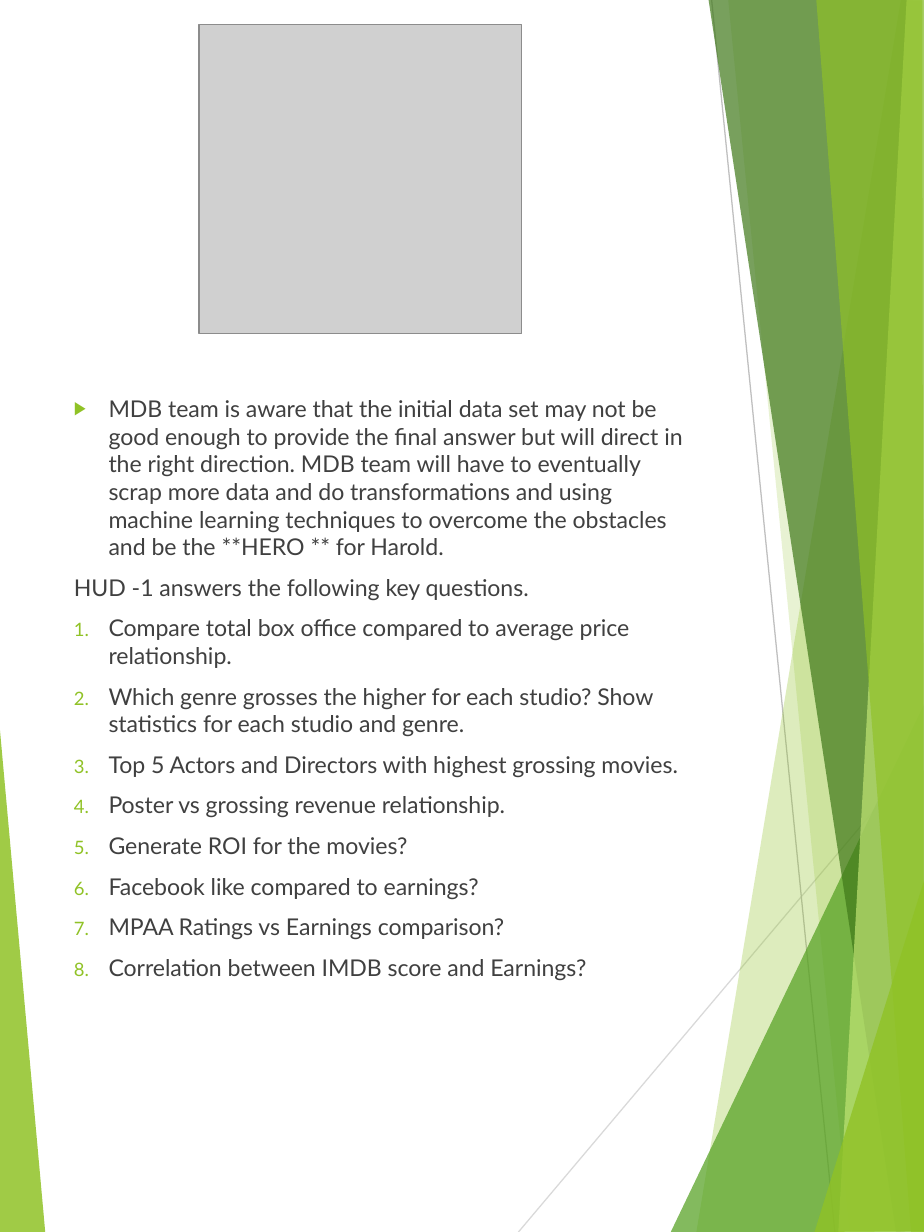
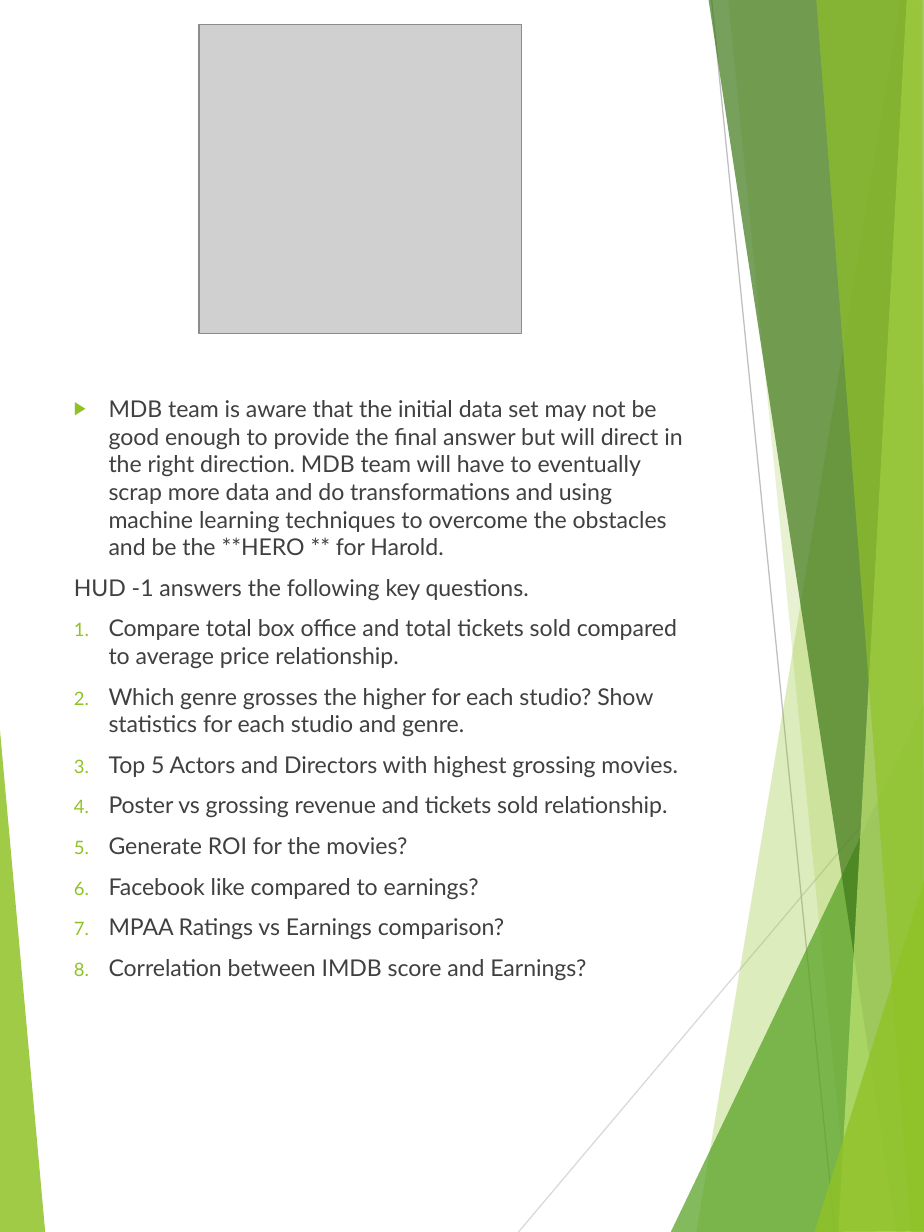
Before and after one commit to williar01/Hollywood---Project, a slide deck: slide 6 of Documentation/MovieS.pptx. Drawn at 924x1232 pixels with LibreOffice and Linux fonts; fonts in the diff are those of the drawing; grey boxes stand for pictures. Boxes give left, top, right and bottom in pixels: in the first picture for what was removed or moved away, otherwise in the second. Text is boxed around its words. In the diff, an @@ line names an element or a change of style, - is before the commit and + after.

```diff
--- a/Documentation/MovieS.pptx
+++ b/Documentation/MovieS.pptx
@@ text at (x1=109, y1=619, x2=677, y2=668): text changed @@
-1. Compare total box office compared to average price relationship.
+1. Compare total box office and total tickets sold compared to average price relationship.
@@ text at (x1=109, y1=796, x2=667, y2=817): text changed @@
-4. Poster vs grossing revenue relationship.
+4. Poster vs grossing revenue and tickets sold relationship.
```
Also in this commit, not shown: 1 other slide changed, 4 slides added, 4 other files.
